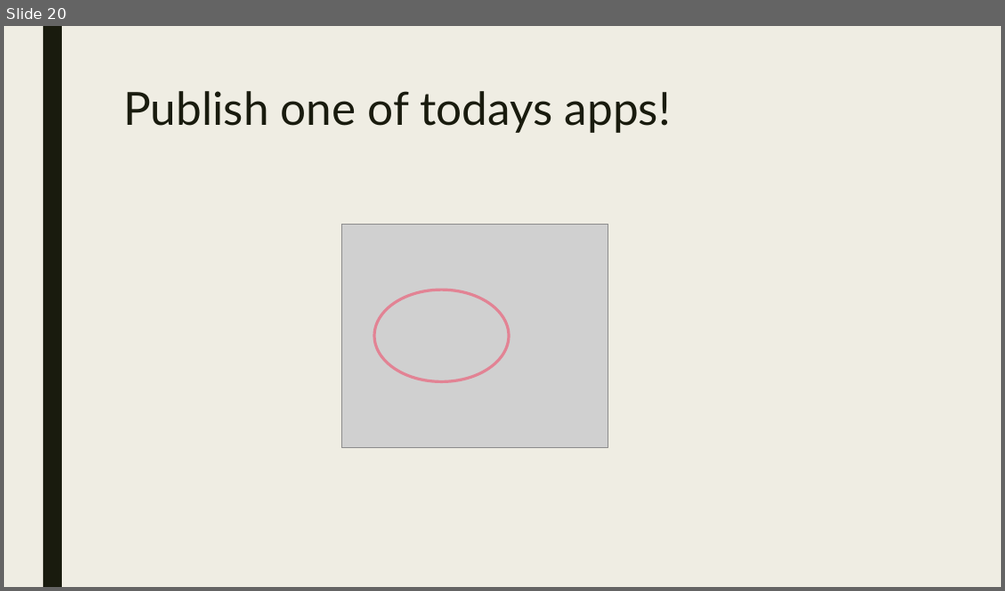
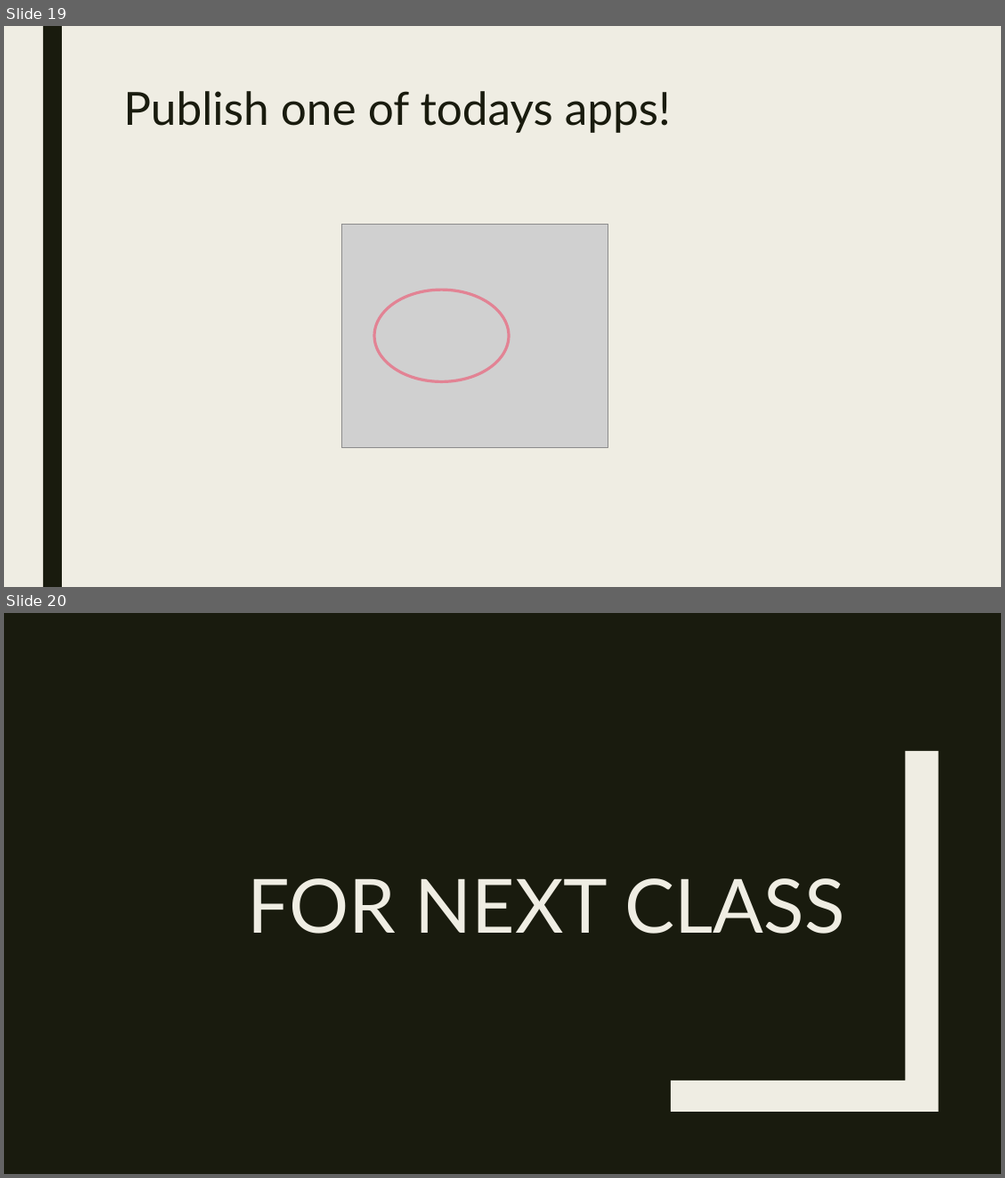
Before and after one commit to RforOperations2018/Class_2, a slide deck: Class 6.pptx. Shown one above the other, each under a label of ours: slide 20 before the commit, slides 19 and 20 after it. The pictures are 1005x591 and 1005x1178 pixels, drawn with LibreOffice and Linux fonts; fonts in the diff are those of the drawing; grey boxes stand for pictures. Boxes give left, top, right and bottom in pixels: in the first picture for what was removed or moved away, otherwise in the second. Text is boxed around its words. In the diff, an @@ line names an element or a change of style, - is before the commit and + after.

```diff
--- a/Class 6.pptx
+++ b/Class 6.pptx
@@ slide 20 added at (4,613,1001,1174), background #191B0E @@
@@ freeform shape added at (671,751,938,1111), fill #EFEDE3 @@
@@ title added at (248,878,844,933), 72 pt, text #EFEDE3 @@
+FOR NEXT CLASS
@@ what was slide 20 is now slide 19 @@
```
Also in this commit, not shown: 1 slide changed, 1 other slide added, 1 slide removed, 1 other file.
